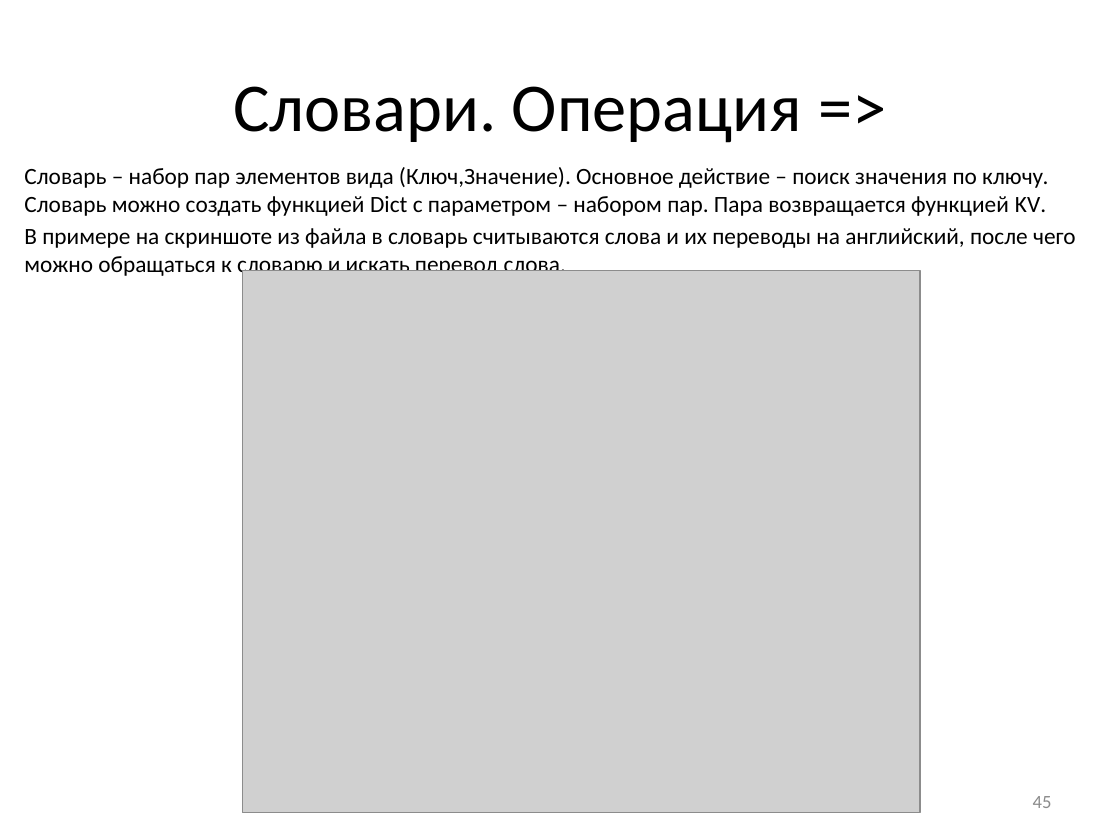
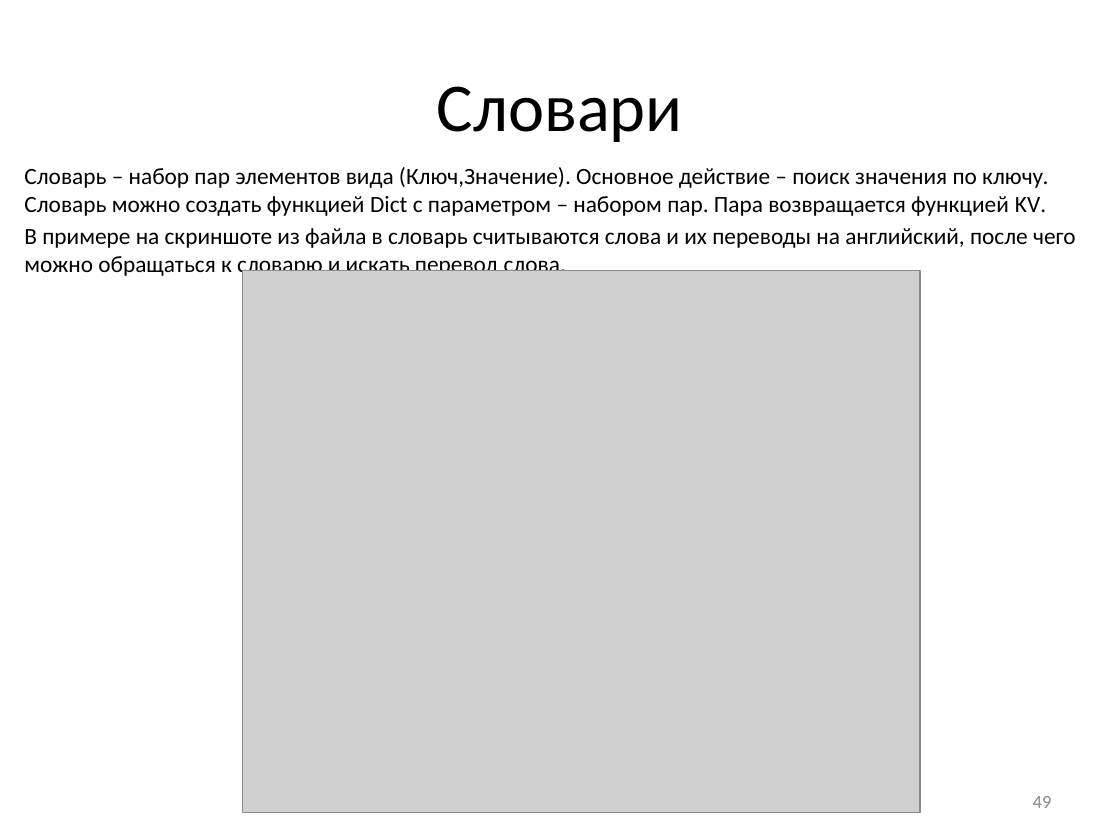
Before and after one commit to pascalabcnet/pascalabcnet, a slide deck: slide 49 of _Presentations/2015 New Features/PascalABC.NET 2015.pptx (slide 45 before the commit). Drawn at 1120x840 pixels with LibreOffice and Linux fonts; fonts in the diff are those of the drawing; grey boxes stand for pictures. Boxes give left, top, right and bottom in pixels: in the first picture for what was removed or moved away, otherwise in the second. Text is boxed around its words. In the diff, an @@ line names an element or a change of style, - is before the commit and + after.

```diff
--- a/_Presentations/2015 New Features/PascalABC.NET 2015.pptx
+++ b/_Presentations/2015 New Features/PascalABC.NET 2015.pptx
@@ title at <box>437,86,683,142</box>: text changed @@
-Словари. Операция =>
+Словари
@@ page number at <box>1033,796,1052,808</box>: text changed @@
-45
+49
```
Also in this commit, not shown: 7 other slides changed, 4 slides added, 8 other files.
